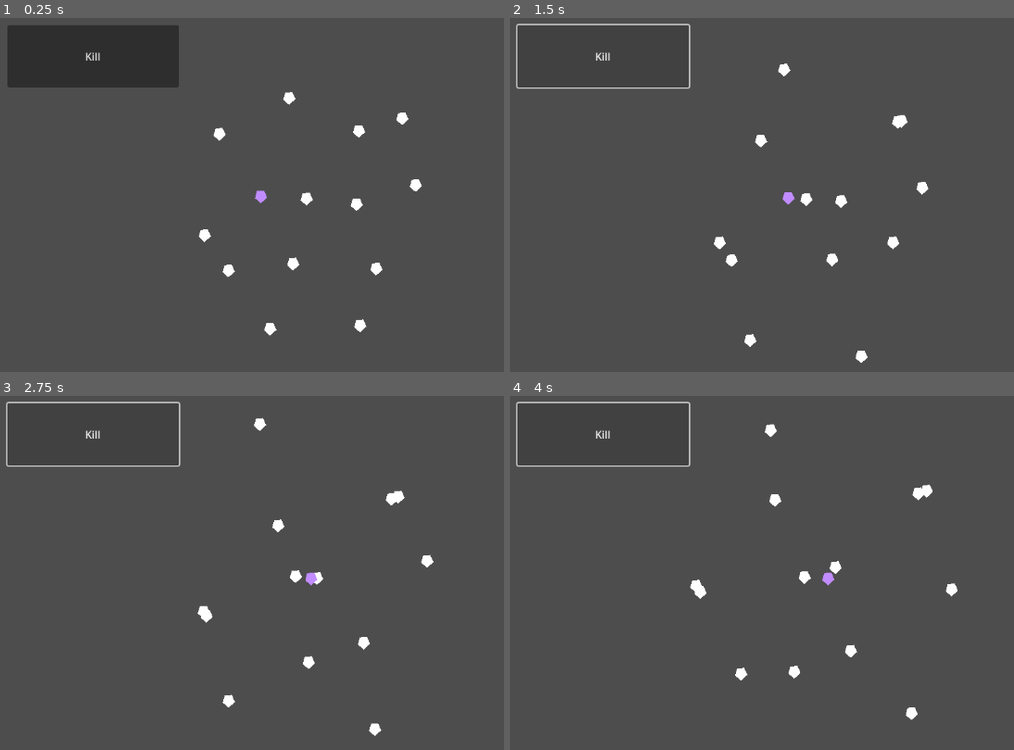
Above: before the commit, frames 1-4 (two rows, left to right).
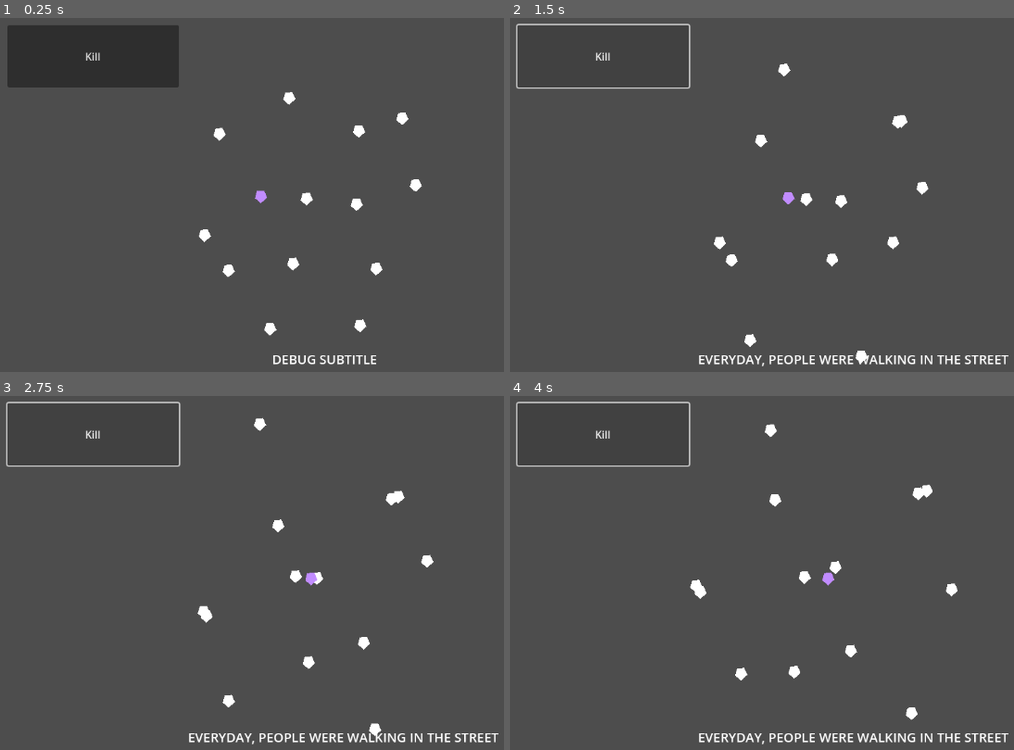
Above: after the commit, the same moments.

Repository: patator62180/Expelemalum
Game: Godot game, scene res://modules/world/world.tscn
The game is run twice, just before and just after one commit, with the same random seed, the same clock (stepped at 60 frames per second) and the same inputs.
Inputs:
- Up to frame 1 (0.25 s): no input
- Up to frame 2 (1.5 s): click "Kill" at 0.5 s; tap Enter at 1.25 s; hold Right (right) from 1.28 s (still down); tap Space (activate) at 1.35 s
- Up to frame 3 (2.75 s): release Right (right) at 2.03 s; hold Down (down) from 2.03 s (still down); tap Space (activate) at 2.1 s
- Up to frame 4 (4 s): release Down (down) at 2.78 s; hold Right (right) 2.78-3.53 s; tap Space (activate) at 2.85, 3.6 s; hold Up (up) from 3.53 s (still down)

The runs differ from the first frame. In frame 1, 0.3% of the frame differs, in the area x 54-75%, y 95-98%; in frame 2, 0.8%; in frame 3, 0.8%; in frame 4, 0.8%, in the area x 37-99%, y 95-99%.
Error before the commit: Invalid type in function '_play_line' in base 'AudioStreamPlayer (NarratorAudioStreamPlayer.gd)'. Cannot convert argument 1 from String to Object. (res://modul…

Commit message:
fix merge

Diff:
--- a/modules/character/character.tscn
+++ b/modules/character/character.tscn
@@ -16,20 +16,9 @@
 [node name="BehaviorRules" type="Node" parent="."]
 
 [node name="BehaviorRuleLove" parent="BehaviorRules" instance=ExtResource("2_a21rm")]
-PERSONAL_SPACE = 20.0
-LOVING_POWER_RATE = 0.5
-LOVING_INCREMENT_RATE = 0.01
-HATING_POWER_RATE = 1.5
-HATING_INCREMENT_RATE = -0.01
-FORGETTING_POWER_RATE = 0.25
-FORGETTING_INCREMENT_RATE = 0.01
 CHARACTER_PATH = NodePath("../..")
 
 [node name="BehaviorRuleKnow" parent="BehaviorRules" instance=ExtResource("3_x6vut")]
-KNOWING_POWER_RATE = 0.3
-KNOWING_INCREMENT_RATE = 0.01
-FORGETTING_POWER_RATE = 0.3
-FORGETTING_INCREMENT_RATE = 0.01
 CHARACTER_PATH = NodePath("../..")
 
 [node name="Area2DVision" type="Area2D" parent="."]
--- a/modules/narration/narration.gd
+++ b/modules/narration/narration.gd
@@ -10,6 +10,17 @@
 func _ready():
 	GameState.updated.connect(_on_game_state_updated)
 
+func _play_line(lineName : AUDIO_LINE):
+	var lineNameStr = AUDIO_LINE.keys()[lineName]
+	var subtitledAudioStream = load("res://modules/narration/Audio/"+lineNameStr+".tres")
+	if subtitledAudioStream != null:
+		narratorStreamPlayer.stream = subtitledAudioStream.Audio
+		narratorSubtitleLabel.text = subtitledAudioStream.SubtitleText
+	else:
+		var audioStream = load("res://modules/narration/Audio/"+lineNameStr+".wav")
+		narratorStreamPlayer.stream = audioStream
+	narratorStreamPlayer.play()
+
 func _on_game_state_updated():
 	if(GameState.KillCount == 1):
-		narratorStreamPlayer._play_line(AUDIO_LINE.keys()[AUDIO_LINE.Everyday])
+		_play_line(AUDIO_LINE.Everyday)
--- a/modules/narration/narration.tscn
+++ b/modules/narration/narration.tscn
@@ -6,42 +6,6 @@
 
 [sub_resource type="LabelSettings" id="LabelSettings_uweh6"]
 font_size = 20
-
-[sub_resource type="Animation" id="Animation_30xtv"]
-resource_name = "Test_Subtitle"
-tracks/0/type = "value"
-tracks/0/imported = false
-tracks/0/enabled = true
-tracks/0/path = NodePath("Label:visible_characters")
-tracks/0/interp = 1
-tracks/0/loop_wrap = true
-tracks/0/keys = {
-"times": PackedFloat32Array(0, 1),
-"transitions": PackedFloat32Array(1, 1.07177),
-"update": 0,
-"values": [0, 20]
-}
-
-[sub_resource type="Animation" id="Animation_6441c"]
-length = 0.001
-tracks/0/type = "value"
-tracks/0/imported = false
-tracks/0/enabled = true
-tracks/0/path = NodePath("Label:visible_characters")
-tracks/0/interp = 1
-tracks/0/loop_wrap = true
-tracks/0/keys = {
-"times": PackedFloat32Array(0),
-"transitions": PackedFloat32Array(1),
-"update": 1,
-"values": [0]
-}
-
-[sub_resource type="AnimationLibrary" id="AnimationLibrary_sjdj7"]
-_data = {
-"RESET": SubResource("Animation_6441c"),
-"Test_Subtitle": SubResource("Animation_30xtv")
-}
 
 [node name="Narration" type="Control"]
 layout_mode = 3
@@ -68,12 +32,3 @@
 horizontal_alignment = 1
 vertical_alignment = 1
 uppercase = true
-visible_characters = 0
-visible_ratio = 0.0
-
-[node name="AnimationPlayer" type="AnimationPlayer" parent="."]
-libraries = {
-"": SubResource("AnimationLibrary_sjdj7")
-}
-
-[connection signal="timeout" from="Timer" to="." method="_on_timer_timeout"]
Not shown: 1 places in modules/narration/narration.tscn that only renumber resources
